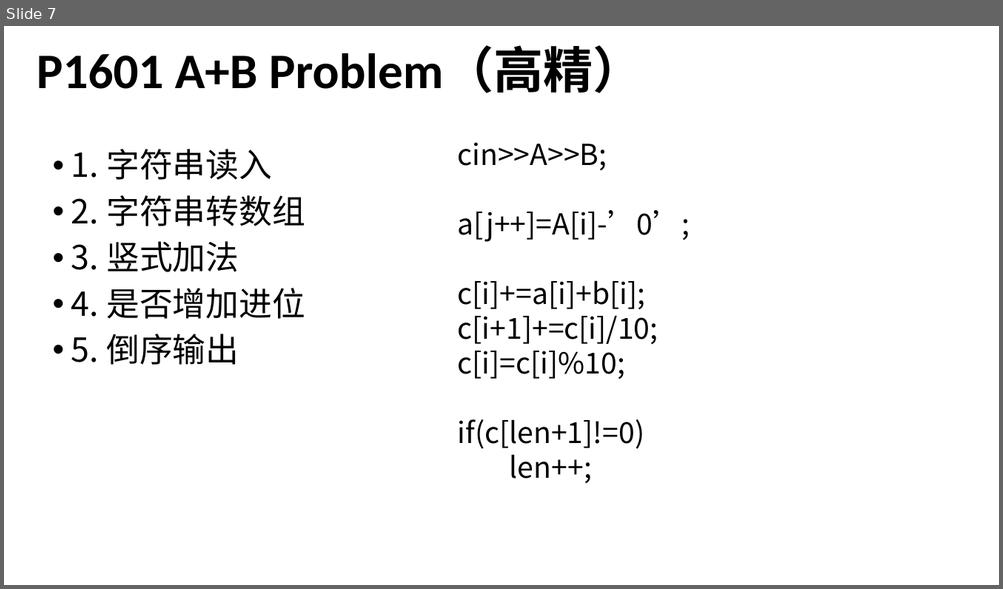
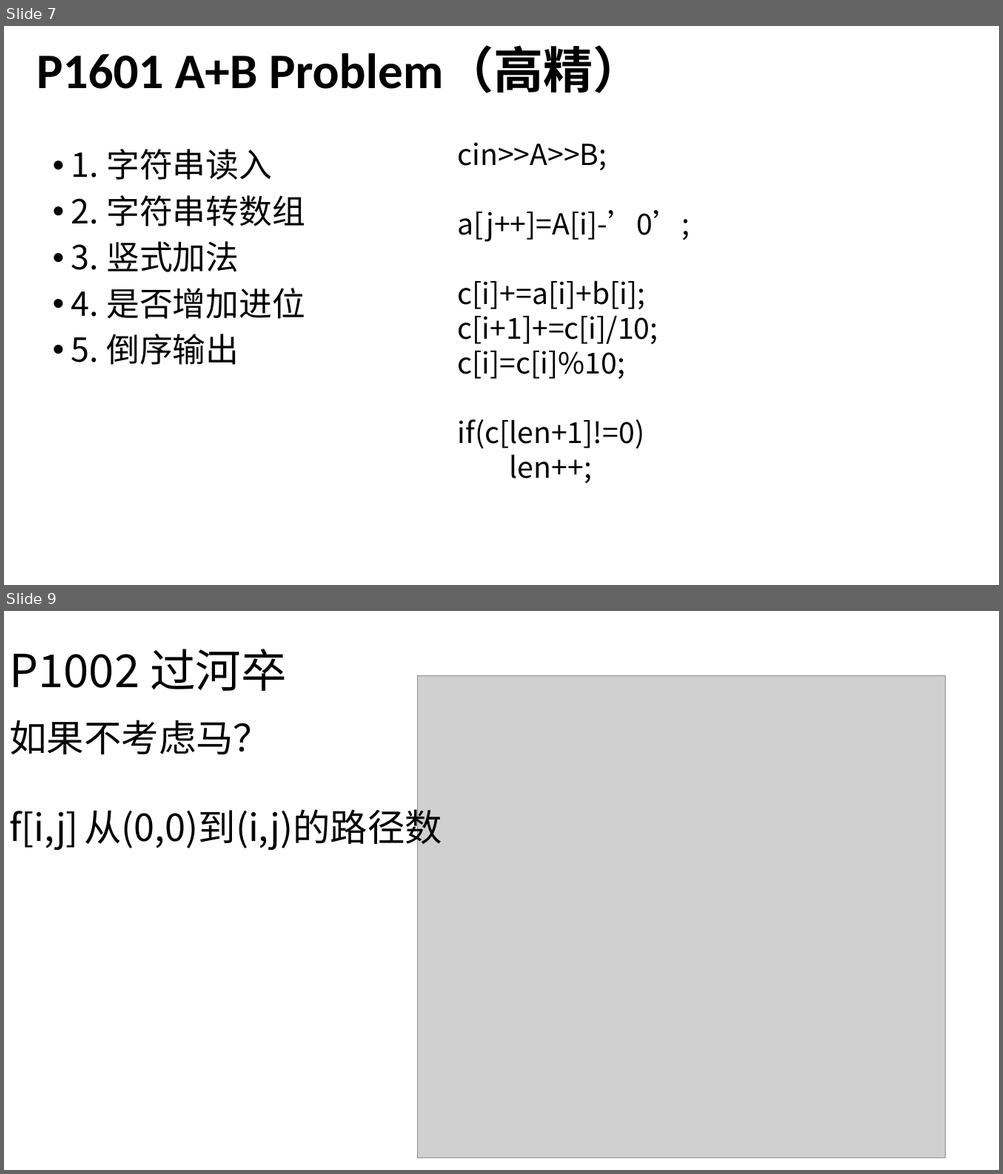
Before and after one commit to Adnios/Class, a slide deck: C++资料包/递推与递归.pptx. Shown one above the other, each under a label of ours: slide 7 before the commit, slides 7 and 9 after it; the slides between them are not shown. The pictures are 1003x589 and 1003x1174 pixels, drawn with LibreOffice and Linux fonts; fonts in the diff are those of the drawing; grey boxes stand for pictures. Boxes give left, top, right and bottom in pixels: in the first picture for what was removed or moved away, otherwise in the second. Text is boxed around its words. In the diff, an @@ line names an element or a change of style, - is before the commit and + after.

```diff
--- a/C++资料包/递推与递归.pptx
+++ b/C++资料包/递推与递归.pptx
@@ slide 9 added at (x1=4, y1=611, x2=999, y2=1170), background #FFFFFF @@
@@ title added at (x1=10, y1=649, x2=287, y2=691), 44 pt, text #000000 @@
+P1002 过河卒
@@ picture added at (x1=418, y1=675, x2=945, y2=1158) @@
@@ text added at (x1=9, y1=720, x2=442, y2=851), 36 pt, text #000000 @@
+如果不考虑马？
+f[i,j] 从(0,0)到(i,j)的路径数
```
Also in this commit, not shown: 1 slide changed, 3 other slides added, 5 other files.
